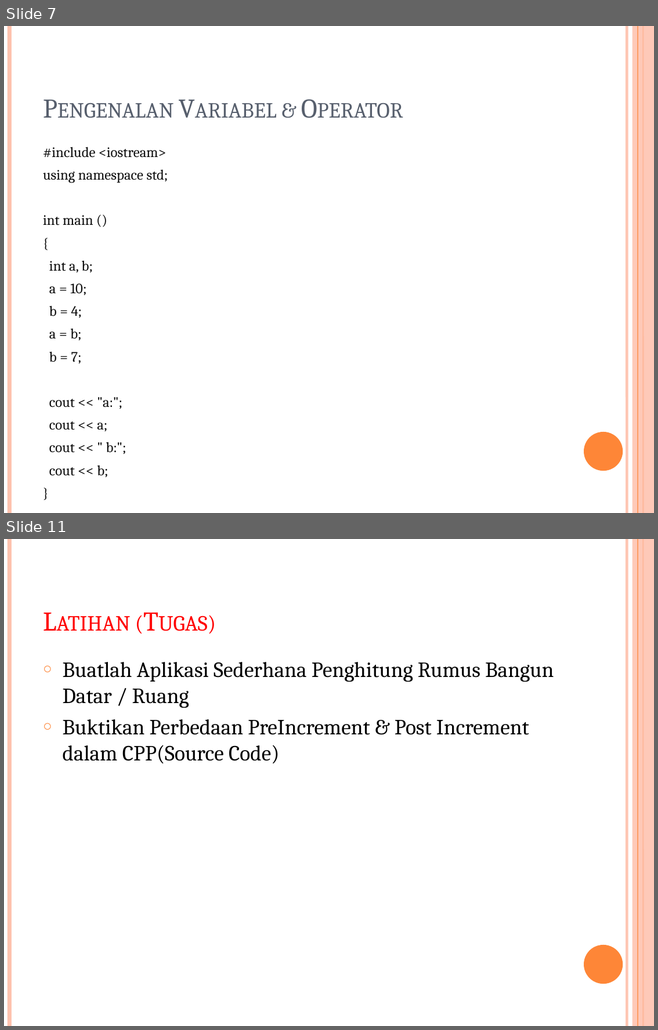
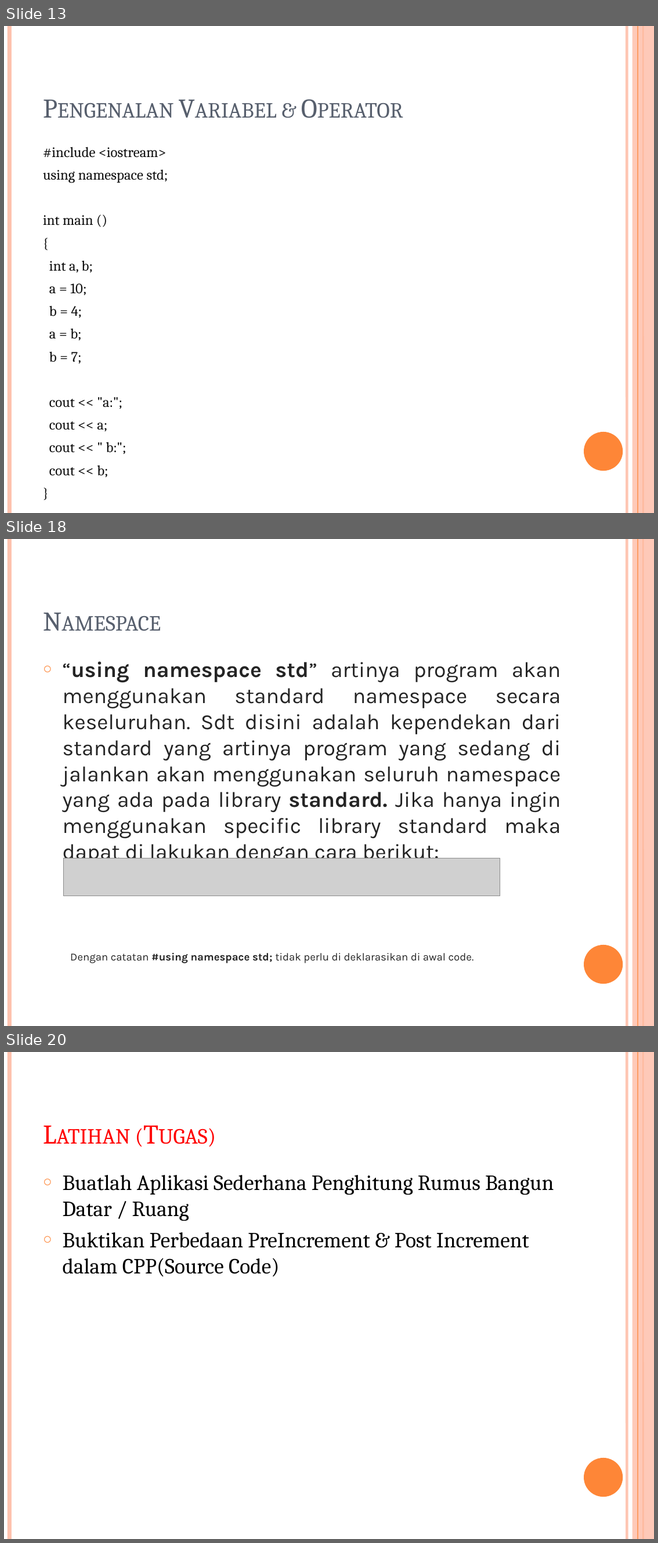
Before and after one commit to tandasanyu/Binus_CPP_2023, a slide deck: Pertemuan1/Pengenalan C++_Pertemuan1_02-09-2023.pptx. Shown one above the other, each under a label of ours: slides 7 and 11 before the commit, slides 13, 18 and 20 after it; the slides between them are not shown. The pictures are 658x1030 and 658x1543 pixels, drawn with LibreOffice and Linux fonts; fonts in the diff are those of the drawing; grey boxes stand for pictures. Boxes give left, top, right and bottom in pixels: in the first picture for what was removed or moved away, otherwise in the second. Text is boxed around its words. In the diff, an @@ line names an element or a change of style, - is before the commit and + after.

```diff
--- a/Pertemuan1/Pengenalan C++_Pertemuan1_02-09-2023.pptx
+++ b/Pertemuan1/Pengenalan C++_Pertemuan1_02-09-2023.pptx
@@ slide 18 added at <box>4,539,654,1026</box>, background #FFFFFF; not listed: 6 template elements that a slide beside it also shows @@
@@ title added at <box>36,559,567,640</box>, 30 pt, text #575F6D, small capitals @@
+Namespace
@@ text added at <box>63,661,561,964</box>, 24 pt, text #242424 @@
+○ “using namespace std” artinya program akan menggunakan standard namespace secara keseluruhan. Sdt disini adalah kependekan dari standard yang artinya program yang sedang di jalankan akan menggunakan seluruh namespace yang ada pada library standard. Jika hanya ingin menggunakan specific library standard maka dapat di lakukan dengan cara berikut:
+Dengan catatan #using namespace std; tidak perlu di deklarasikan di awal code.
@@ picture added at <box>64,859,500,896</box> @@
@@ what was slide 7 is now slide 13 @@
@@ what was slide 11 is now slide 20 @@
```
Also in this commit, not shown: 9 slides changed, 8 other slides added.
